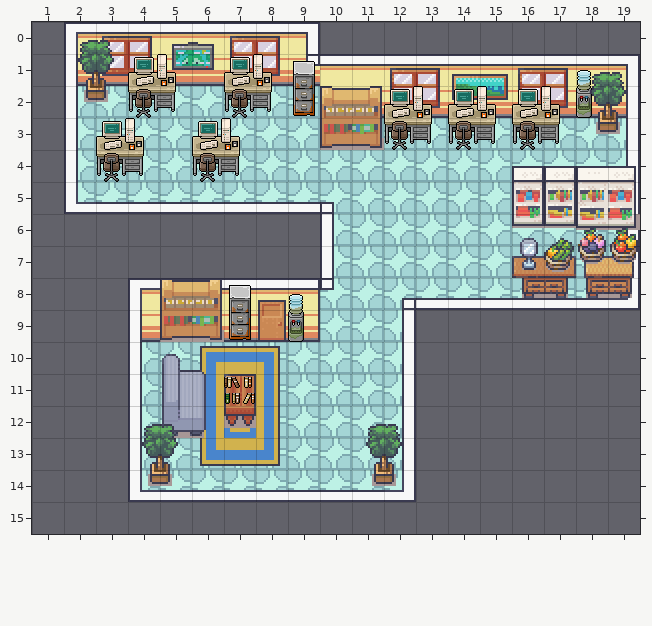
Two versions of a level (Tiled map (JSON), office.tmj). The first picture shows the starting point.
Cells are 32x32 px. Shown: x 1..19, y 0..15.
After the commit:
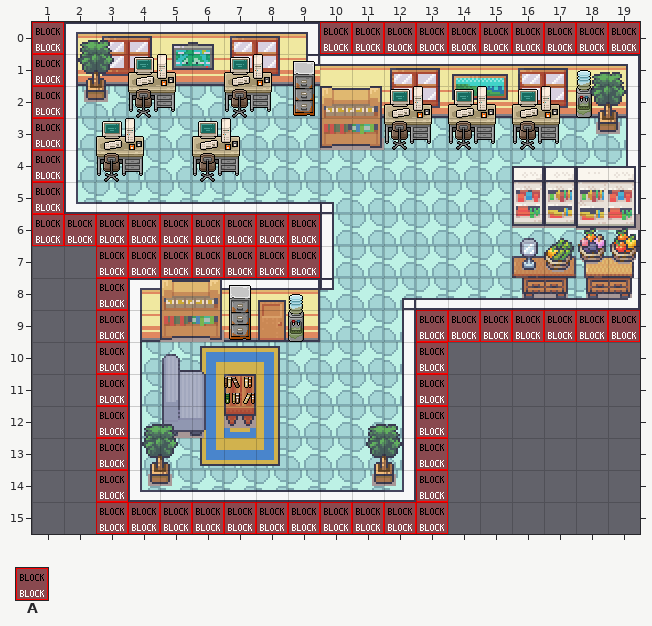
Key: from "WA_Special_Zones": A 2.
_ is an empty cell.
Tiles of an added or newly shown layer are drawn over the layers below it.
See-through tiles are keyed as they look on the map.
Edits made:
Changed rows in their new state; . is an unchanged cell.
Layer "collisions" (now shown):
first column x 1:
 0 A........AAAAAAAAAA
 1 A..................
 2 A..................
 3 A..................
 4 A..................
 5 A..................
 6 AAAAAAAAA..........
 7 ..AAAAAAA..........
 8 ..A................
 9 ..A.........AAAAAAA
10 ..A.........A......
11 ..A.........A......
12 ..A.........A......
13 ..A.........A......
14 ..A.........A......
15 ..AAAAAAAAAAA......
Pixel boxes of the changes (left, top, right, bottom) in both pictures:
added: (32, 22, 640, 534)
